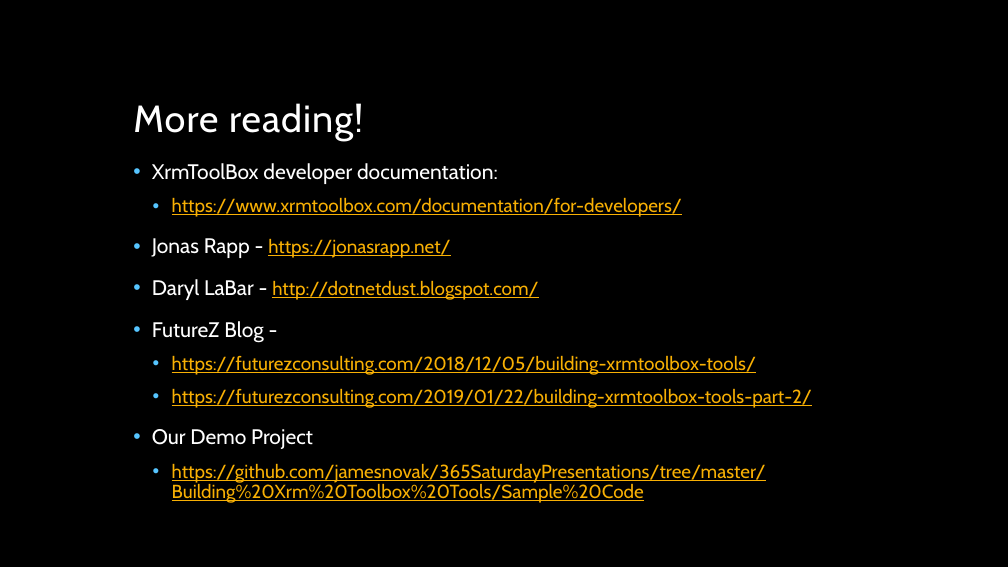
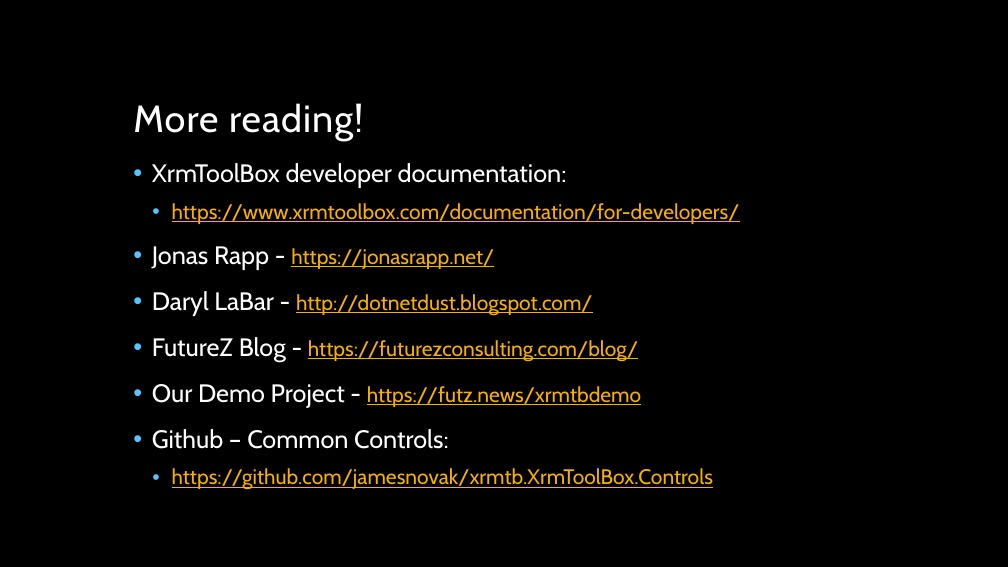
Before and after one commit to jamesnovak/365SaturdayPresentations, a slide deck: slide 15 of Building Xrm Toolbox Tools/Building XrmToolBox Tools.pptx (slide 14 before the commit). Drawn at 1008x567 pixels with LibreOffice and Linux fonts; fonts in the diff are those of the drawing; background and template pictures are left out. Boxes give left, top, right and bottom in pixels: in the first picture for what was removed or moved away, otherwise in the second. Text is boxed around its words. In the diff, an @@ line names an element or a change of style, - is before the commit and + after.

Commit message:
slide updates

```diff
--- a/Building Xrm Toolbox Tools/Building XrmToolBox Tools.pptx
+++ b/Building Xrm Toolbox Tools/Building XrmToolBox Tools.pptx
@@ text at bbox=[152, 163, 740, 316]: size 20 to 24 pt in "XrmToolBox developer documentation:", "Jonas Rapp -", "Daryl LaBar -"; size 18 to 20 pt in "https://www.xrmtoolbox.com/documentation/for-developers/", "https://jonasrapp.net/", "http://dotnetdust.blogspot.com/" @@
@@ text at bbox=[152, 337, 713, 490]: text changed; size 18 to 20 pt @@
-• FutureZ Blog -
-  • https://futurezconsulting.com/2018/12/05/building-xrmtoolbox-tools/
-  • https://futurezconsulting.com/2019/01/22/building-xrmtoolbox-tools-part-2/
-• Our Demo Project
-  • https://github.com/jamesnovak/365SaturdayPresentations/tree/master/Building%20Xrm%20Toolbox%20Tools/Sample%20Code
+• FutureZ Blog - https://futurezconsulting.com/blog/
+• Our Demo Project - https://futz.news/xrmtbdemo
+• Github – Common Controls:
+  • https://github.com/jamesnovak/xrmtb.XrmToolBox.Controls
```
Also in this commit, not shown: 6 other slides changed, 1 slide added, 3 other files.
